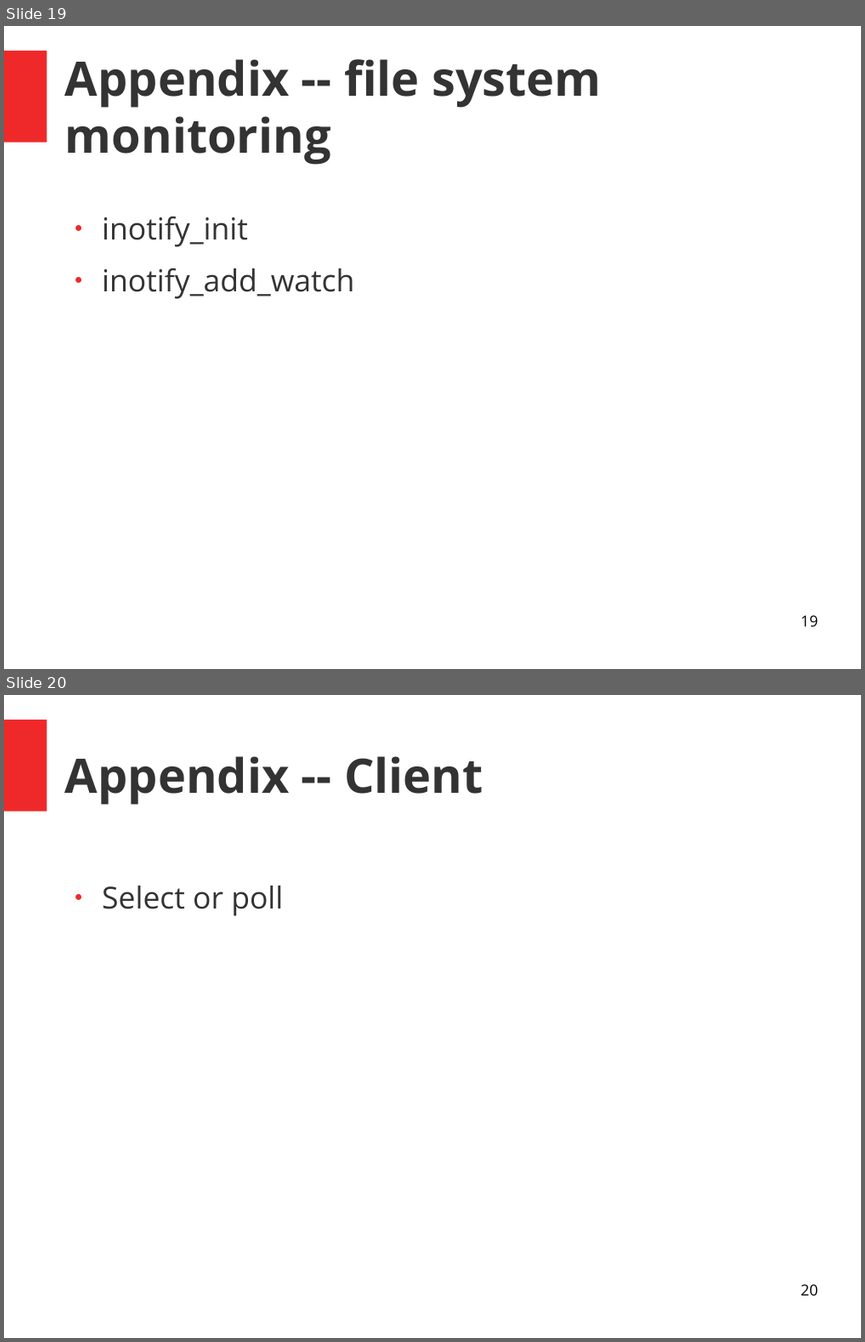
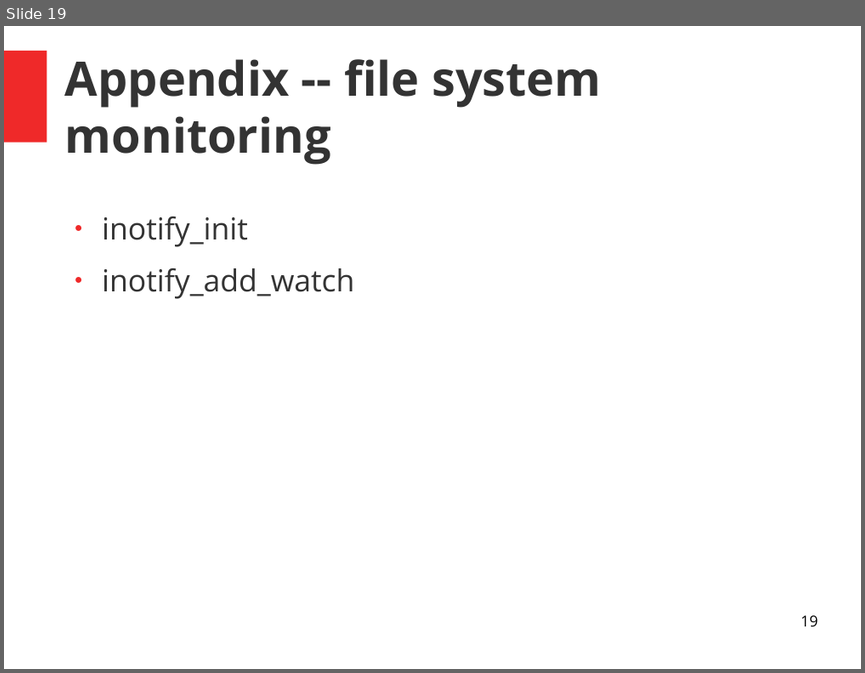
Before and after one commit to NonerKao/10520CS542100, a slide deck: 20170413.odp. Shown one above the other, each under a label of ours: slides 19 and 20 before the commit, slide 19 after it. The pictures are 865x1342 and 865x673 pixels, drawn with LibreOffice and Linux fonts; fonts in the diff are those of the drawing. Boxes give left, top, right and bottom in pixels: in the first picture for what was removed or moved away, otherwise in the second. Text is boxed around its words. In the diff, an @@ line names an element or a change of style, - is before the commit and + after.

```diff
--- a/20170413.odp
+++ b/20170413.odp
@@ slide 20 removed at (4, 695, 861, 1338), background #FFFFFF; not listed: 1 template element that a slide beside it also shows @@
@@ title removed at (65, 756, 483, 805) @@
-Appendix -- Client
@@ text removed at (102, 885, 283, 916) @@
-● Select or poll
@@ page number removed at (800, 1284, 817, 1295) @@
-20
```
Also in this commit, not shown: 5 other files.
